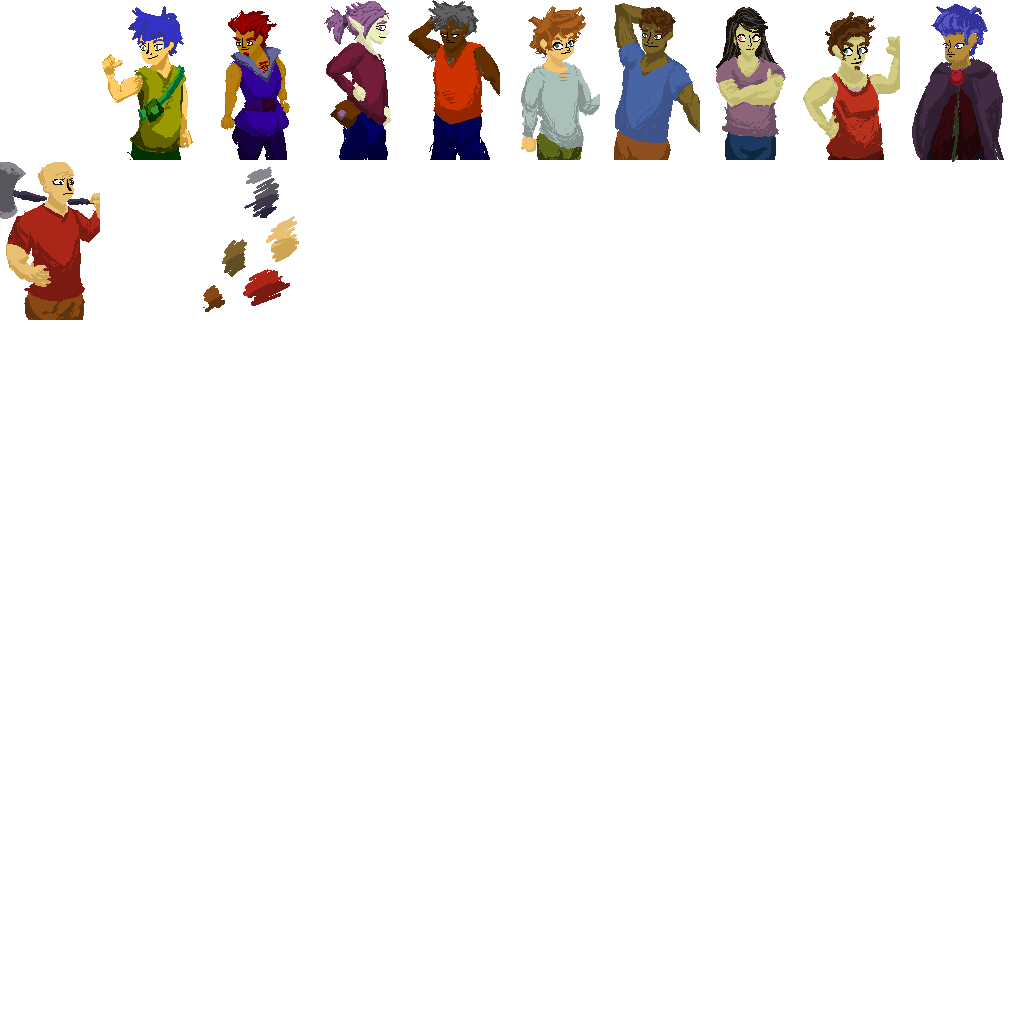
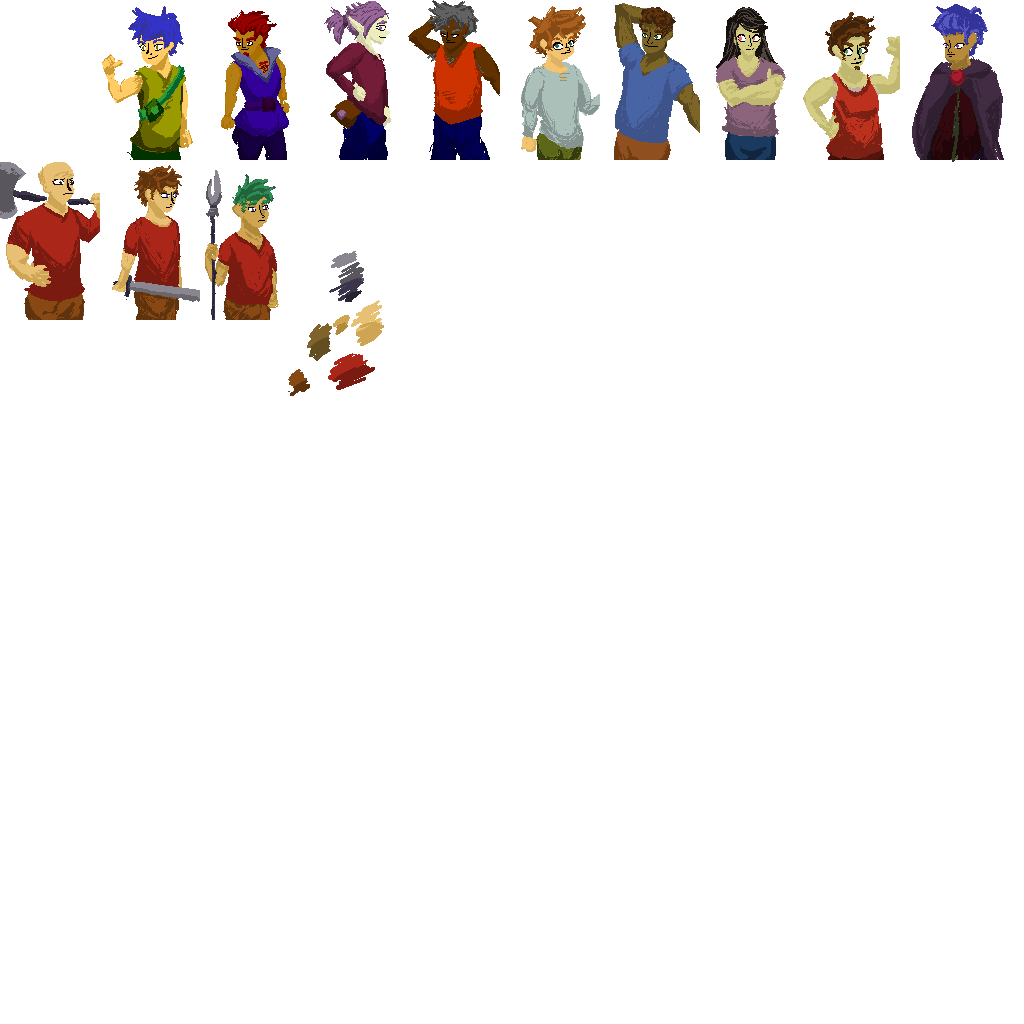
Layers edited between the first and the second 1024×1024 image:
added layer "eyes" above "charB" over [159, 190, 178, 208]
painted on "charB" over [112, 165, 384, 396]
